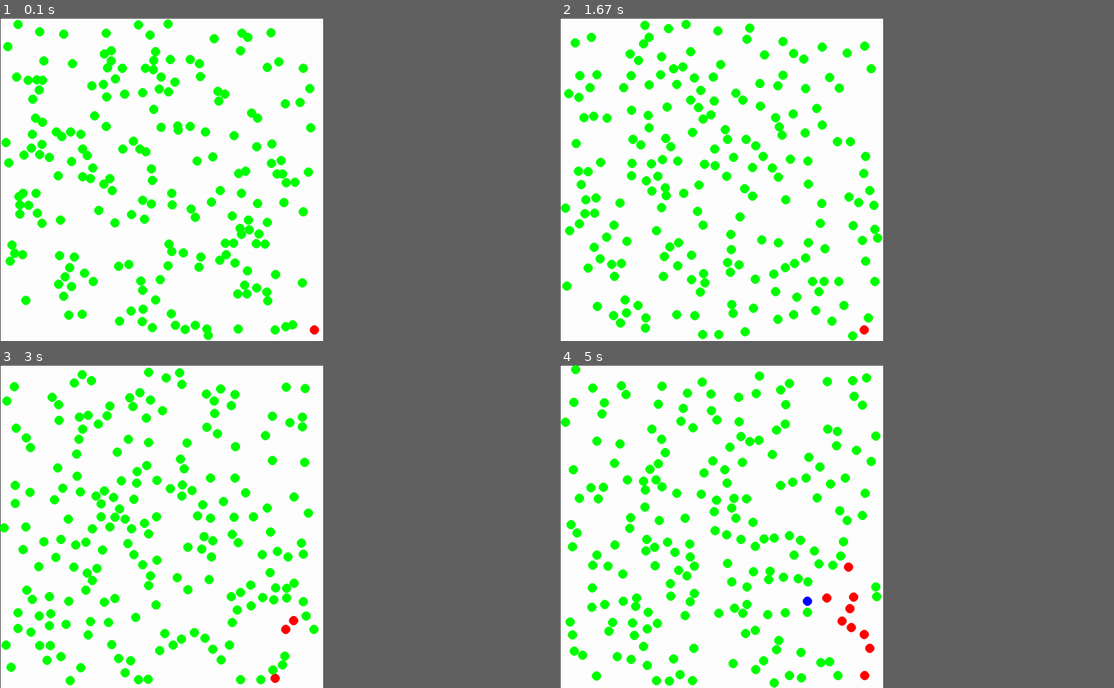
Above: before the commit, frames 1-4 (two rows, left to right).
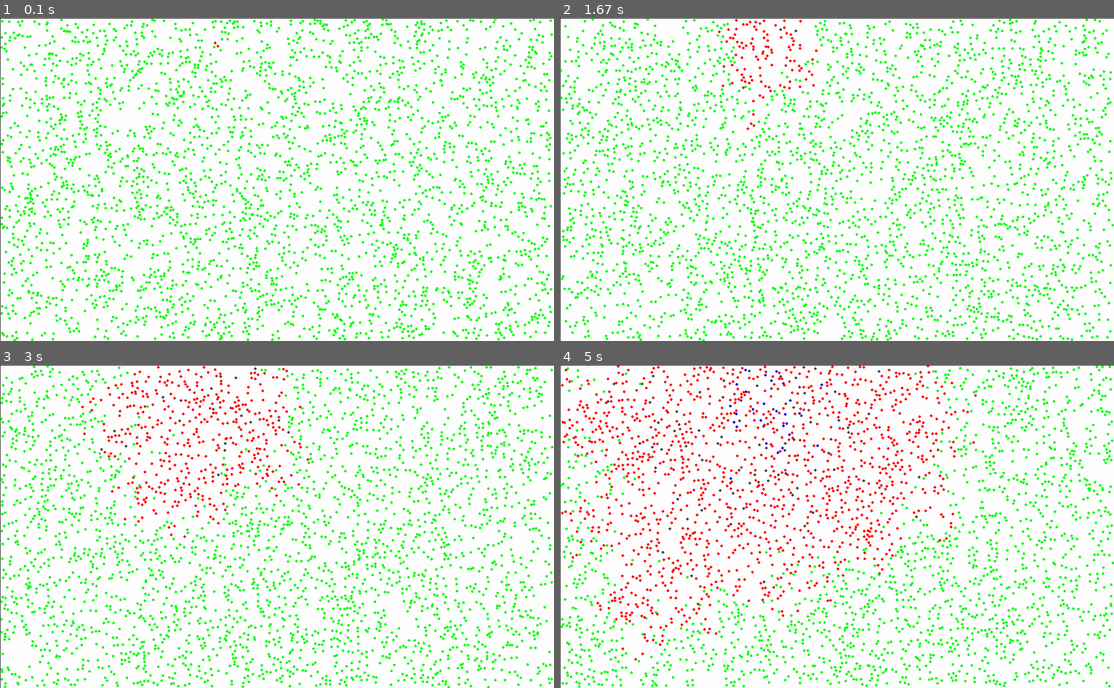
Above: after the commit, the same moments.

Repository: Shivsmk/coding-for-fun-python
Game: pygame game, started from particle_simulation_1/simulator.py
Two runs of this game, one before a commit and one after it. Both use one fixed random seed, a clock stepped at 60 frames per second and the inputs below.
Inputs:
- Up to frame 1 (0.1 s): no input
- Up to frame 2 (1.67 s): no input
- Up to frame 3 (3 s): no input
- Up to frame 4 (5 s): no input
The window is 525x525 before the commit and 900x525 after it. Grey fills any space a smaller window leaves; there, only what the larger window draws over its background counts as a difference.

The runs differ from the first frame. In frame 1, 19% of the frame differs, in the area x 0-100%, y 0-100%; in frame 2, 20%; in frame 3, 20%; in frame 4, 20%.

Commit message:
Introducing death to particles
Adding death to particles that are affected (high chance) or recovered (low chance)

Diff:
--- a/excel_python_oop_1/analyzer.py
+++ /dev/null
@@ -1,39 +0,0 @@
-# -*- coding: utf-8 -*-
-"""
-Created on Thu May 13 20:57:57 2021
-@summary: Expirement excel-python integration using OOP concept
-@author: Shiv Muthukumar
-"""
-
-import pandas as pd
-
-# READ EXCEL FILES INTO DATAFRAMES
-df_bank = pd.read_excel(r'bank_statement.xlsx')
-df_item = pd.read_excel(r'item_description.xlsx')
-
-#print (df_bank.values.tolist())
-#print (df_item.values.tolist())
-
-# SETUP THE BANK CLASS
-# THE __INIT__ PARAMETERS MUST MATCH, IN ORDER, THE COLUMNS IN EXCEL
-class Bank():
-    def __init__(self,bank_name,dates,orderid,desc,credit,debit,bal):
-        self.bank_name = bank_name
-        self.dates = dates
-        self.orderid = orderid
-        self.desc = desc
-        self.credit = credit
-        self.debit = debit
-        self.bal = bal
-
-# PREPARE A LIST TO HOLD ALL OBJECTS OF THE CLASS Bank
-bank_statement_list = []
-
-# FOR EACH ITEM FROM EXCEL, CREATE IT AS ITS OWN OBJECT
-# UNIQUE ELEMENT IS GOING TO BE THE ORDERID IN THIS EXAMPLE
-for each_statement in df_bank.values.tolist():
-    bank_statement_list.append(Bank(*each_statement))
-
-# LOOP OVER THE OBJECTS AND PRINT ALL THE ORDERIDS
-for each_bs in bank_statement_list:
-    print(each_bs.orderid)
--- a/particle_simulation_1/simulator.py
+++ b/particle_simulation_1/simulator.py
@@ -14,17 +14,22 @@
 def main():
     # CONSTANTS
     sh = 700
-    sw = 700
+    sw = 1200
     FPS = 50
 
     # PARAMETERS
-    population = 200
-    ball_radius = 10
+    population = 3000
+    ball_radius = 3
     ball_velocity = 100
-    infect_threshold = 0.5
-    recovery_time = 100
-    infect_type = population + 1
-    recovered_type = population + 2
+    infect_threshold = 0.9
+    force_infection = True
+    survival_threshold = 0.001
+    recovery_time = 200
+
+    # COLLISION TYPE PARAMETERS
+    infect_type = population + 2
+    recovered_type = population + 3
+    dead_type = population + 4
 
     # INITIALIZATION
     pygame.init()
@@ -42,8 +47,10 @@
             self.shape.elasticity = 1
             self.shape.density = 1
             self.infected = False
-            self.infected_time = 0
+            self.infection_history = 0
             self.recovered = False
+            self.dead = False
+            self.init_collision_type = 0
             space.add(self.body, self.shape)
 
         def draw(self):
@@ -51,21 +58,47 @@
                 pygame.draw.circle(display,(255, 0, 0), convert_coordinates(self.body.position), ball_radius)
             elif self.recovered:
                 pygame.draw.circle(display,(0, 0, 255), convert_coordinates(self.body.position), ball_radius)
+            elif self.dead:
+                pygame.draw.circle(display,(64, 64, 64), convert_coordinates(self.body.position), ball_radius)
             else:
                 pygame.draw.circle(display,(0, 255, 0), convert_coordinates(self.body.position), ball_radius)
 
         def infect(self, space=0, arbiter=0, data=0):
-            if random.uniform(0,1) >= infect_threshold:
+            if random.uniform(0,1) >= 1-infect_threshold or force_infection:
                 self.infected = True
                 self.shape.collision_type = infect_type
 
+        def nowDead(self):
+            self.dead = True
+            self.infected = False
+            self.recovered = False
+            self.body.velocity = 0, 0
+            self.shape.density = 100000
+            self.shape.collision_type = dead_type
+
         def pass_time(self, space=0, arbiter=0, data=0):
-            if self.infected and (random.uniform(0,1) >= infect_threshold):
-                self.infected_time += 1
-            if self.infected_time >= recovery_time:
-                self.recovered = True
-                self.infected = False
-                self.shape.collision_type = recovered_type
+            if not self.dead:
+                # INCREMENT HISTORY OF INFECTION IF INFECTED OR RECOVERED
+                if self.infected or self.recovered:
+                        self.infection_history += 1
+                # RETURN TO NORMALCY IF INFECTION HISTORY MORE THAN 10x REQUIRED RECOVERY TIME
+                if self.infection_history >= 10 * recovery_time:
+                    self.recovered = False
+                    self.infected = False
+                    self.infection_history = 0
+                    self.shape.collision_type = self.init_collision_type
+                # SET TO RECOVERY IF INFECTION HISTORY MORE THAN REQUIRED RECOVERY TIME
+                elif self.infection_history >= recovery_time:
+                    self.recovered = True
+                    self.infected = False
+                    self.shape.collision_type = recovered_type
+                # SMALL CHANCE FOR RECOVERED PERSON TO DIE DUE TO INFECTION HISTORY
+                if self.recovered and random.uniform(0, 1) > 1 - survival_threshold:
+                        self.nowDead()
+                # HIGH CHANCE FOR INFECTED PERSON TO DIE DUE TO INFECTION
+                if self.infected and random.uniform(0, 1) < survival_threshold:
+                        self.nowDead()
+
 
         def first_infect(self, space=0, arbiter=0, data=0):
             self.infected = True
@@ -94,6 +127,7 @@
     # SET COLLISION HANDLER
     for i in range(1, population+1):
         balls[i-1].shape.collision_type = i
+        balls[i-1].init_collision_type = i
         handler = space.add_collision_handler(i, infect_type)
         handler.separate = balls[i-1].infect
 
@@ -130,5 +164,12 @@
     # QUIT PYGAME
     pygame.quit()
 
+    # STAT COLLECTION
+    count_dead = sum(p.dead for p in balls)
+    count_alive = population - count_dead
+    print("Starting population:",population)
+    print("Post-Infection Dead:", count_dead)
+    print("Post-Infection Alive", count_alive)
+
 if __name__ == "__main__":
     main()
Not shown, removed: excel_python_oop_1/bank_statement.xlsx
Not shown, removed: excel_python_oop_1/item_description.xlsx
